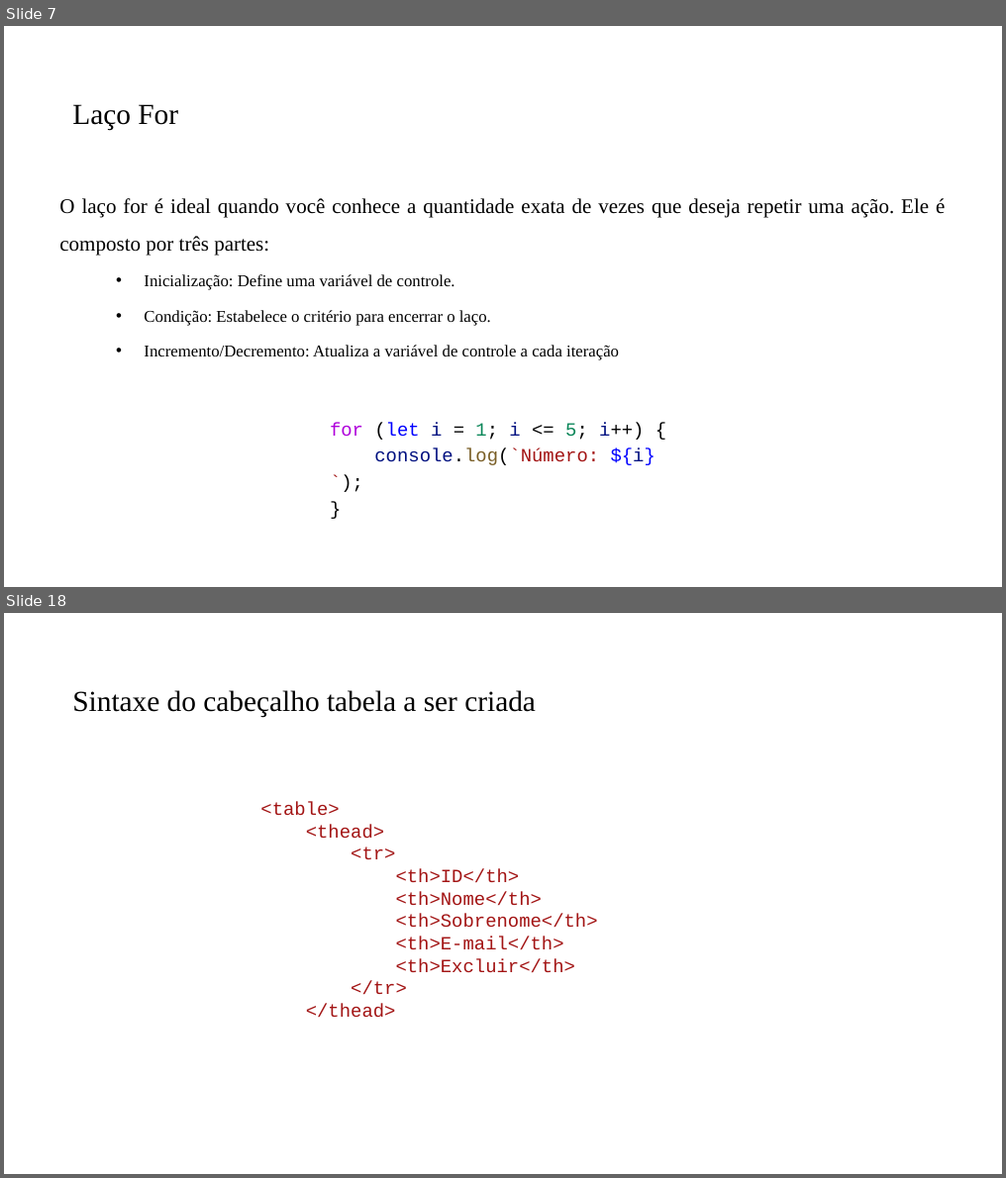
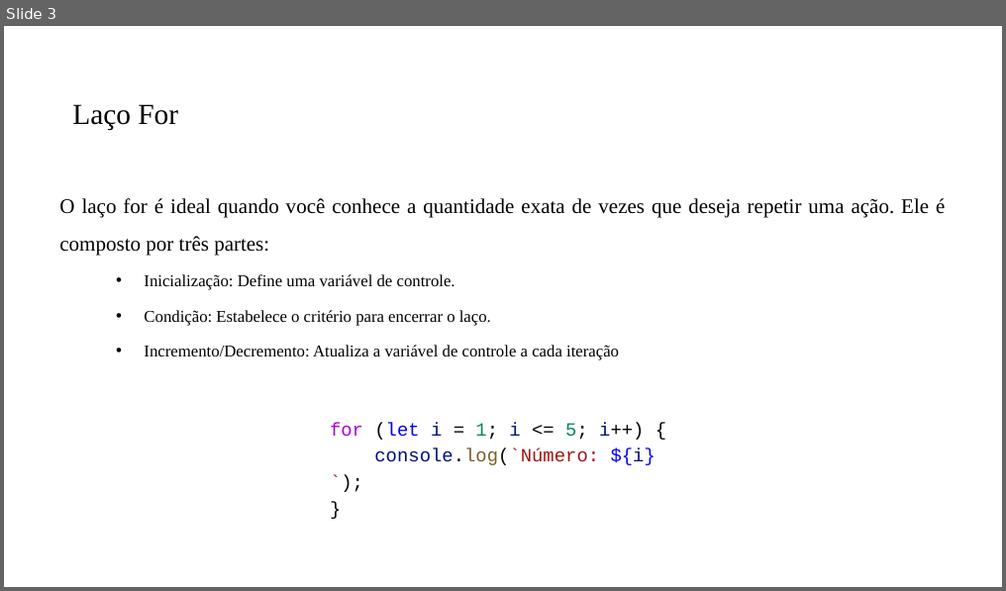
Before and after one commit to PedroMiho/UMC, a slide deck: Lógica e Programação/Módulo 04 - PHP/Aula 20 - Estrutura de Repetição/2 - processaNota/VerificarCadastro.pptx. Shown one above the other, each under a label of ours: slides 7 and 18 before the commit, slide 3 after it; the slides between them are not shown. The pictures are 1006x1178 and 1006x591 pixels, drawn with LibreOffice and Linux fonts; fonts in the diff are those of the drawing; background and template pictures are left out. Boxes give left, top, right and bottom in pixels: in the first picture for what was removed or moved away, otherwise in the second. Text is boxed around its words. In the diff, an @@ line names an element or a change of style, - is before the commit and + after.

```diff
--- a/Lógica e Programação/Módulo 04 - PHP/Aula 20 - Estrutura de Repetição/2 - processaNota/VerificarCadastro.pptx
+++ b/Lógica e Programação/Módulo 04 - PHP/Aula 20 - Estrutura de Repetição/2 - processaNota/VerificarCadastro.pptx
@@ slide 18 removed at box(4, 613, 1002, 1174), background #FFFFFF @@
@@ title removed at box(72, 690, 536, 718) @@
-Sintaxe do cabeçalho tabela a ser criada
@@ text removed at box(260, 802, 598, 1018) @@
-<table>
-<thead>
-<tr>
-<th>ID</th>
-<th>Nome</th>
-<th>Sobrenome</th>
-<th>E-mail</th>
-<th>Excluir</th>
-</tr>
-</thead>
@@ what was slide 7 is now slide 3 @@
```
Also in this commit, not shown: 2 slides changed, 16 other slides removed, 2 other files.
